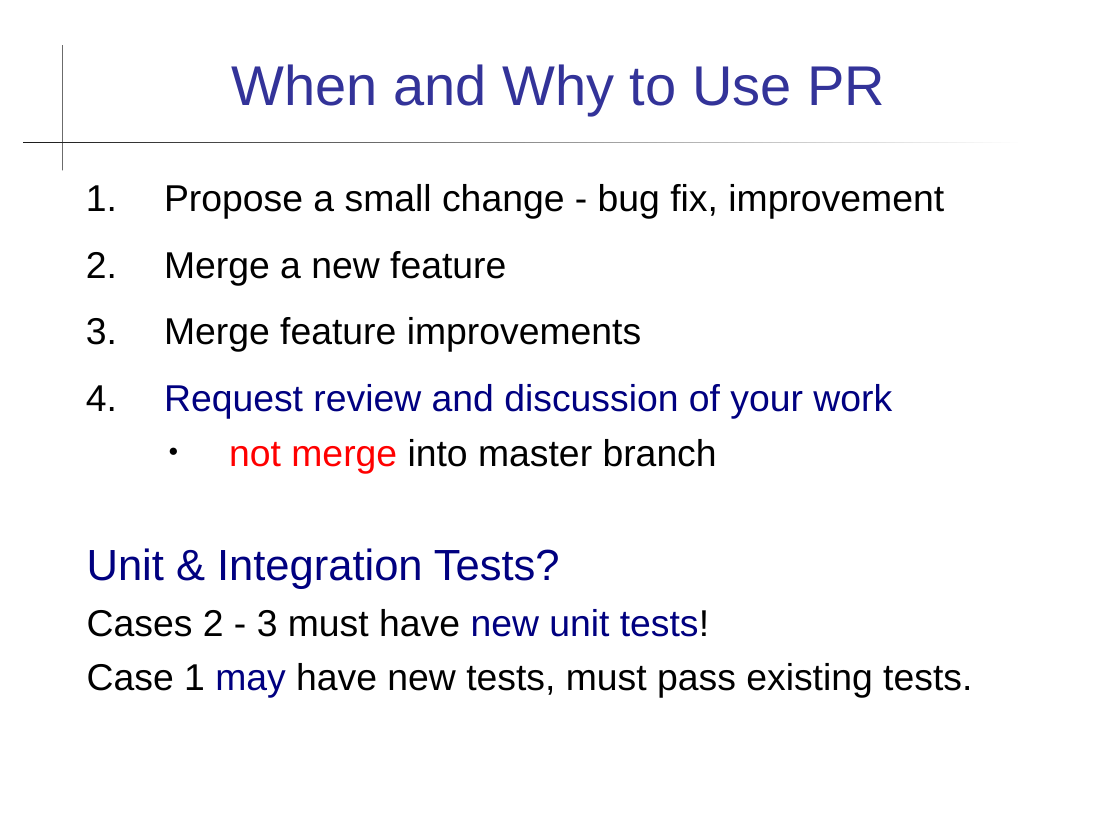
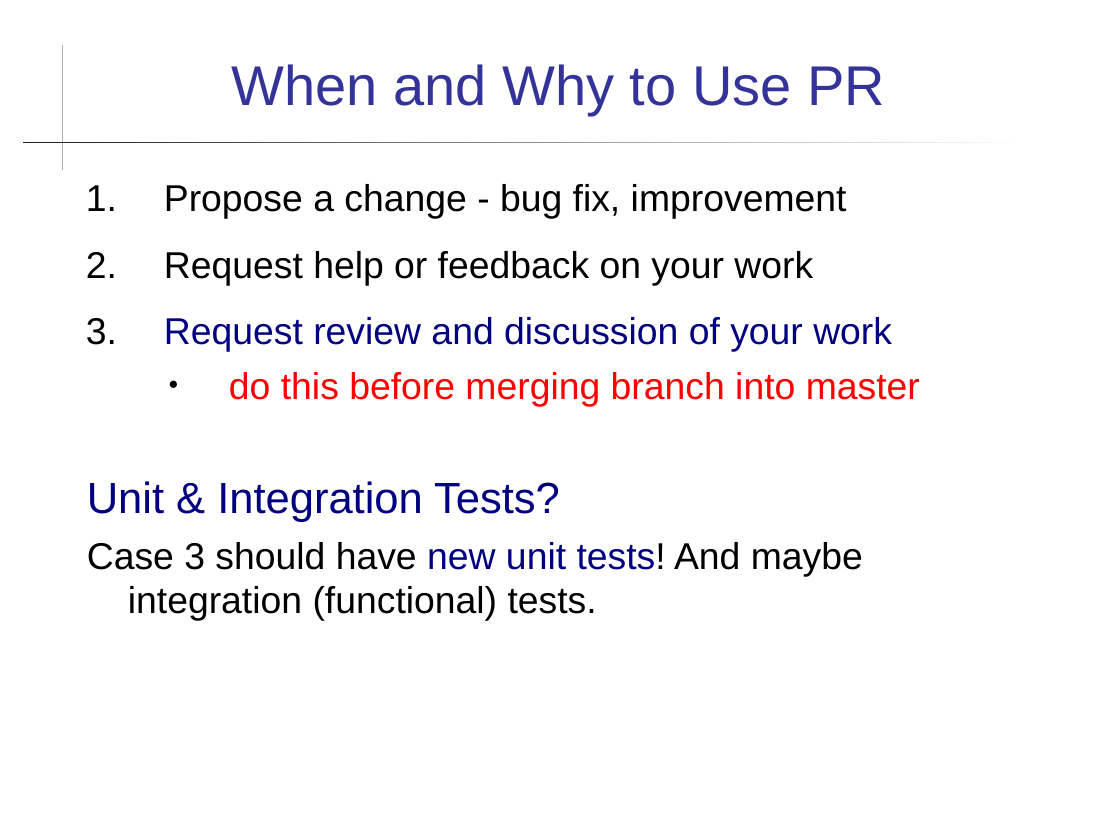
Before and after one commit to cpske/ISP, a slide deck: slide 3 of git/Pull-Requests.ppt. Drawn at 1120x840 pixels with LibreOffice and Linux fonts; fonts in the diff are those of the drawing. Boxes give left, top, right and bottom in pixels: in the first picture for what was removed or moved away, otherwise in the second. Text is boxed around its words. In the diff, an @@ line names an element or a change of style, - is before the commit and + after.

Commit message:
update slides on merge & pull requests, fix bad link

```diff
--- a/git/Pull-Requests.ppt
+++ b/git/Pull-Requests.ppt
@@ text at (164,184,847,285): text changed @@
-1. Propose a small change - bug fix, improvement
-2. Merge a new feature
-3. Merge feature improvements
+1. Propose a change - bug fix, improvement
+2. Request help or feedback on your work
@@ text at (87,317,892,522): indent changed @@
@@ text at (229,372,920,406): text changed; text colour #000000 to #FF0000 @@
-  ● not merge into master branch
+  ● do this before merging branch into master
@@ text at (87,542,863,621): text changed @@
-Cases 2 - 3 must have new unit tests!
-Case 1 may have new tests, must pass existing tests.
+Case 3 should have new unit tests! And maybe integration (functional) tests.
```
Also in this commit, not shown: 2 other slides changed, 5 other files.
